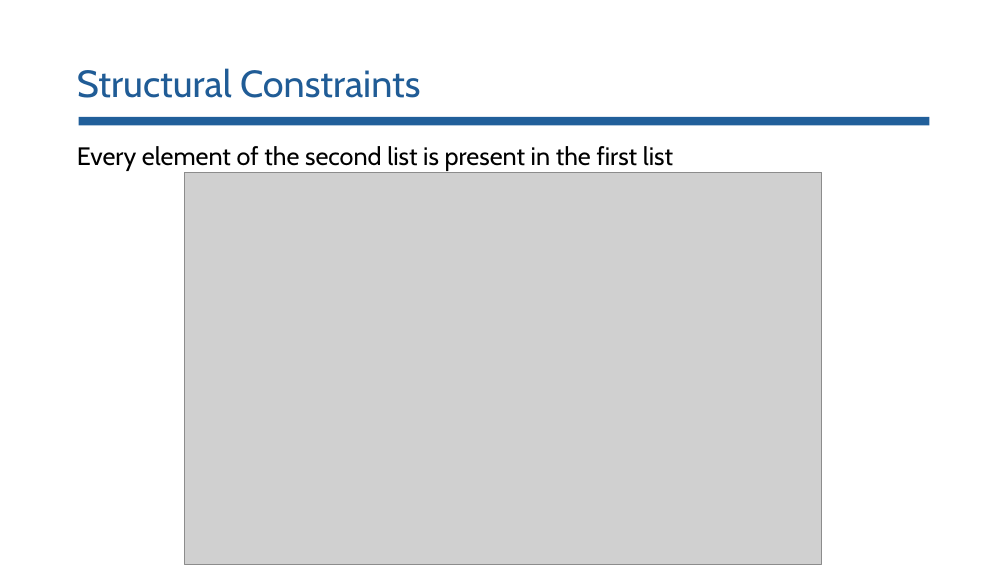
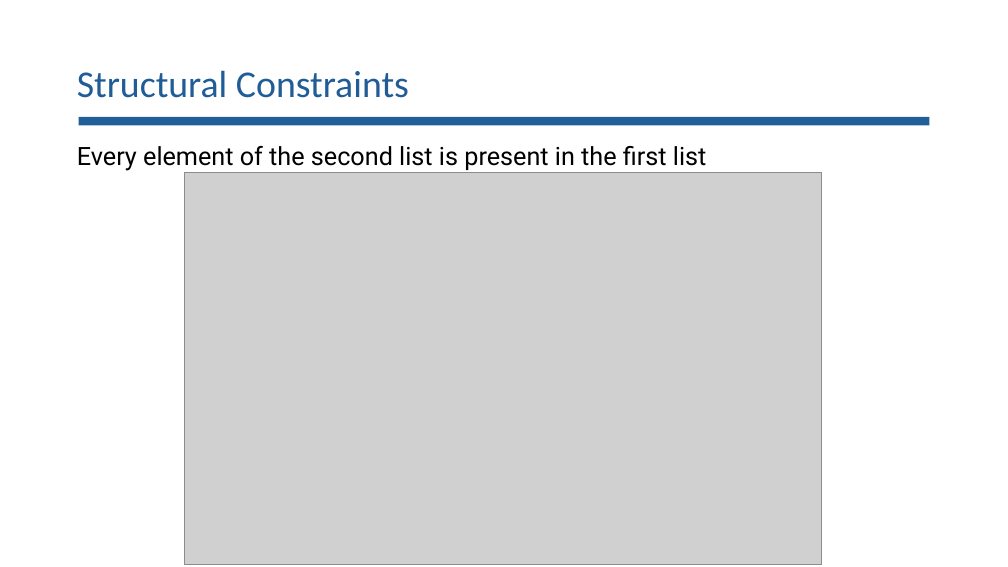
Before and after one commit to lorchrob/goblin_slides, a slide deck: slide 72 of goblin_slides.pptx (slide 71 before the commit). Drawn at 1008x567 pixels with LibreOffice and Linux fonts; fonts in the diff are those of the drawing; grey boxes stand for pictures. Boxes give left, top, right and bottom in pixels: in the first picture for what was removed or moved away, otherwise in the second. Text is boxed around its words. In the diff, an @@ line names an element or a change of style, - is before the commit and + after.

```diff
--- a/goblin_slides.pptx
+++ b/goblin_slides.pptx
@@ title "Structural Constraints" at (x1=77, y1=70, x2=409, y2=98): font Cabin to Calibri @@
@@ text "Every element of the second ..." at (x1=77, y1=146, x2=707, y2=171): font Cabin to Roboto @@
```
Also in this commit, not shown: 2 other slides changed, 2 slides added, 1 slide removed.
